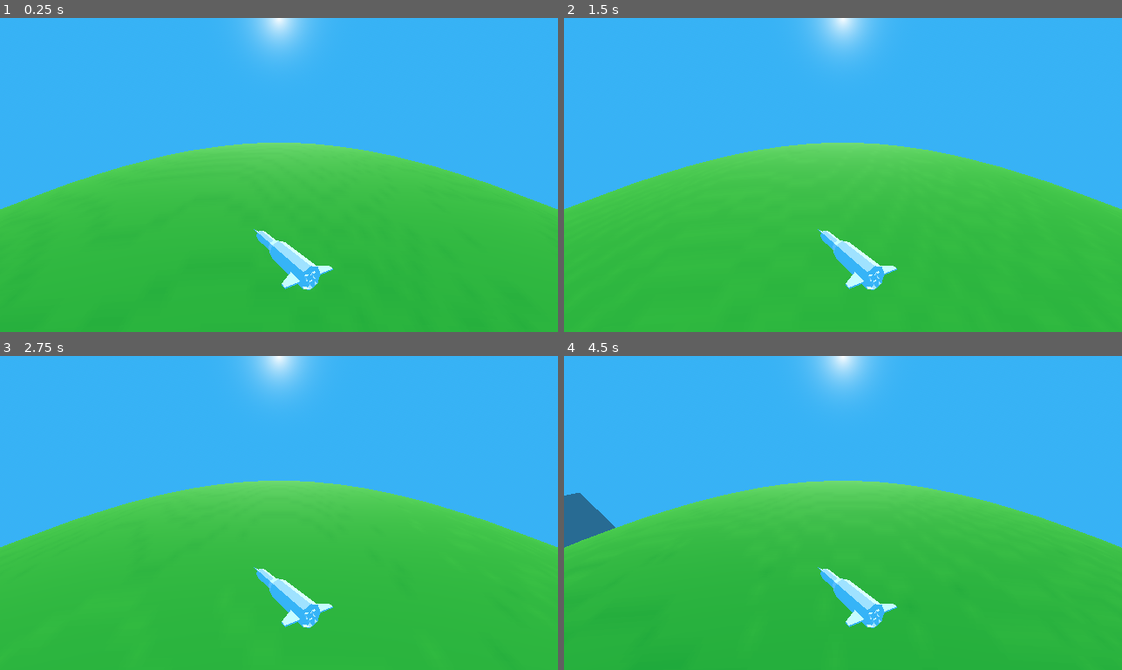
Above: before the commit, frames 1-4 (two rows, left to right).
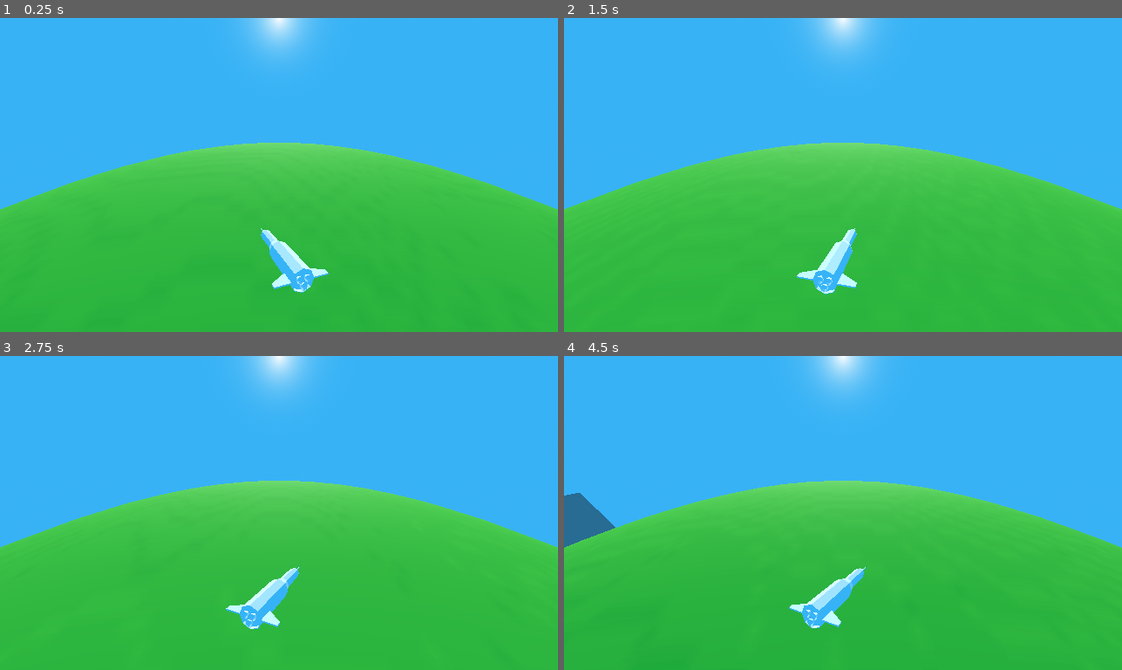
Above: after the commit, the same moments.

Repository: JacobCormier/I-cant-blow-up-mankind
Game: Godot game, scene res://scenes/Level1.tscn
Two runs of this game, one before a commit and one after it. Both use one fixed random seed, a clock stepped at 60 frames per second and the inputs below. This scene is started directly instead of the project's main scene.
Inputs:
- Up to frame 1 (0.25 s): no input
- Up to frame 2 (1.5 s): no input
- Up to frame 3 (2.75 s): no input
- Up to frame 4 (4.5 s): no input

The runs differ from the first frame. In frame 1, 0.7% of the frame differs, in the area x 45-60%, y 66-88%; in frame 2, 1.5%; in frame 3, 1.7%; in frame 4, 1.7%, in the area x 40-60%, y 67-87%.

Commit message:
added simple placeholder animation for rocket

Diff:
--- a/scenes/Level1.tscn
+++ b/scenes/Level1.tscn
@@ -1,8 +1,9 @@
-[gd_scene load_steps=12 format=3 uid="uid://b2tjmlptu81xy"]
+[gd_scene load_steps=13 format=3 uid="uid://b2tjmlptu81xy"]
 
 [ext_resource type="PackedScene" uid="uid://b4rko3vvy3dbs" path="res://resources/assets/models/ICBM.fbx" id="1_0ceod"]
 [ext_resource type="Script" path="res://scripts/level_managing/globe_manager.gd" id="2_4oixf"]
 [ext_resource type="PackedScene" uid="uid://dlmrur8piepsq" path="res://scenes/test_building.tscn" id="3_jshj4"]
+[ext_resource type="Script" path="res://scripts/player/rocket_animator.gd" id="4_76p6r"]
 
 [sub_resource type="ProceduralSkyMaterial" id="ProceduralSkyMaterial_ufb2q"]
 sky_top_color = Color(0.217712, 0.699647, 0.960938, 1)
@@ -74,4 +75,5 @@
 transform = Transform3D(1, 0, 0, 0, 1, 0, 0, 0, 1, 0, 237, 97)
 
 [node name="ICBM" parent="Player" instance=ExtResource("1_0ceod")]
-transform = Transform3D(0.866025, -0.5, 1.49012e-08, 0, 2.98023e-08, 1, -0.5, -0.866025, 2.58096e-08, 0, 0, 0)
+transform = Transform3D(1, 0, 0, 0, -4.37114e-08, 1, 0, -1, -4.37114e-08, 0, 0, 0)
+script = ExtResource("4_76p6r")
--- /dev/null
+++ b/scripts/player/rocket_animator.gd
@@ -0,0 +1,20 @@
+extends Node3D
+
+var MAX_TURN_ANGLE = 30.0 # Maximum angle in degrees for left/right movement
+var is_going_right = true # Direction flag
+var turn_speed = 5.0 # Speed of turning
+var current_angle = 0.0 # Current angle of the object
+
+func _process(delta: float) -> void:
+	# Determine the target angle based on the direction
+	var target_angle = MAX_TURN_ANGLE if is_going_right else -MAX_TURN_ANGLE
+
+	# Smoothly interpolate the current angle towards the target angle
+	current_angle = lerp(current_angle, target_angle, turn_speed * delta)
+
+	# Apply the rotation to the object's Y-axis
+	rotation_degrees.y = current_angle
+
+	# Check if the current angle is close to the target angle to switch direction
+	if abs(current_angle - target_angle) < 1.0: # A small threshold to detect when to reverse
+		is_going_right = not is_going_right # Reverse direction
